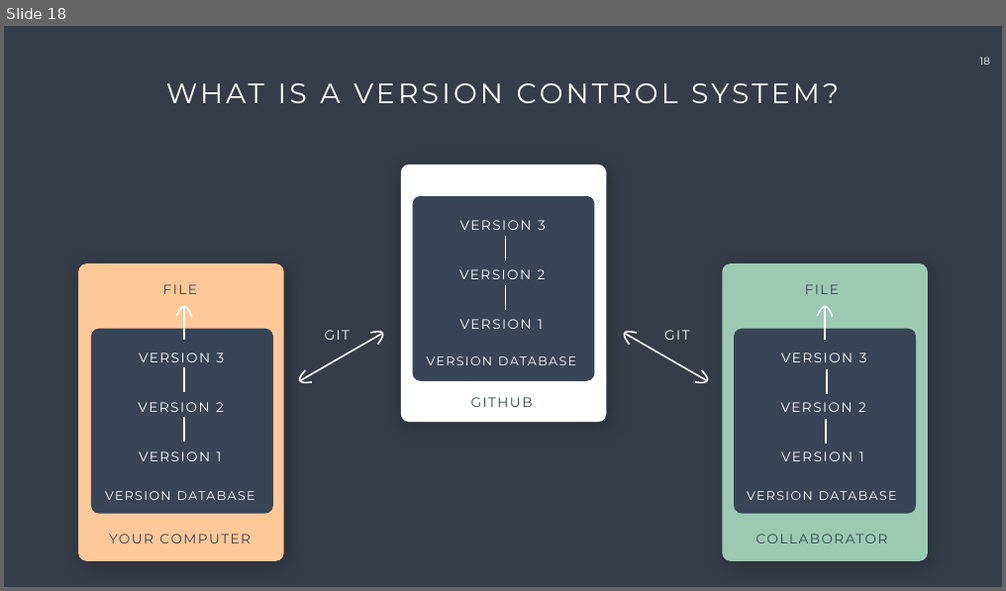
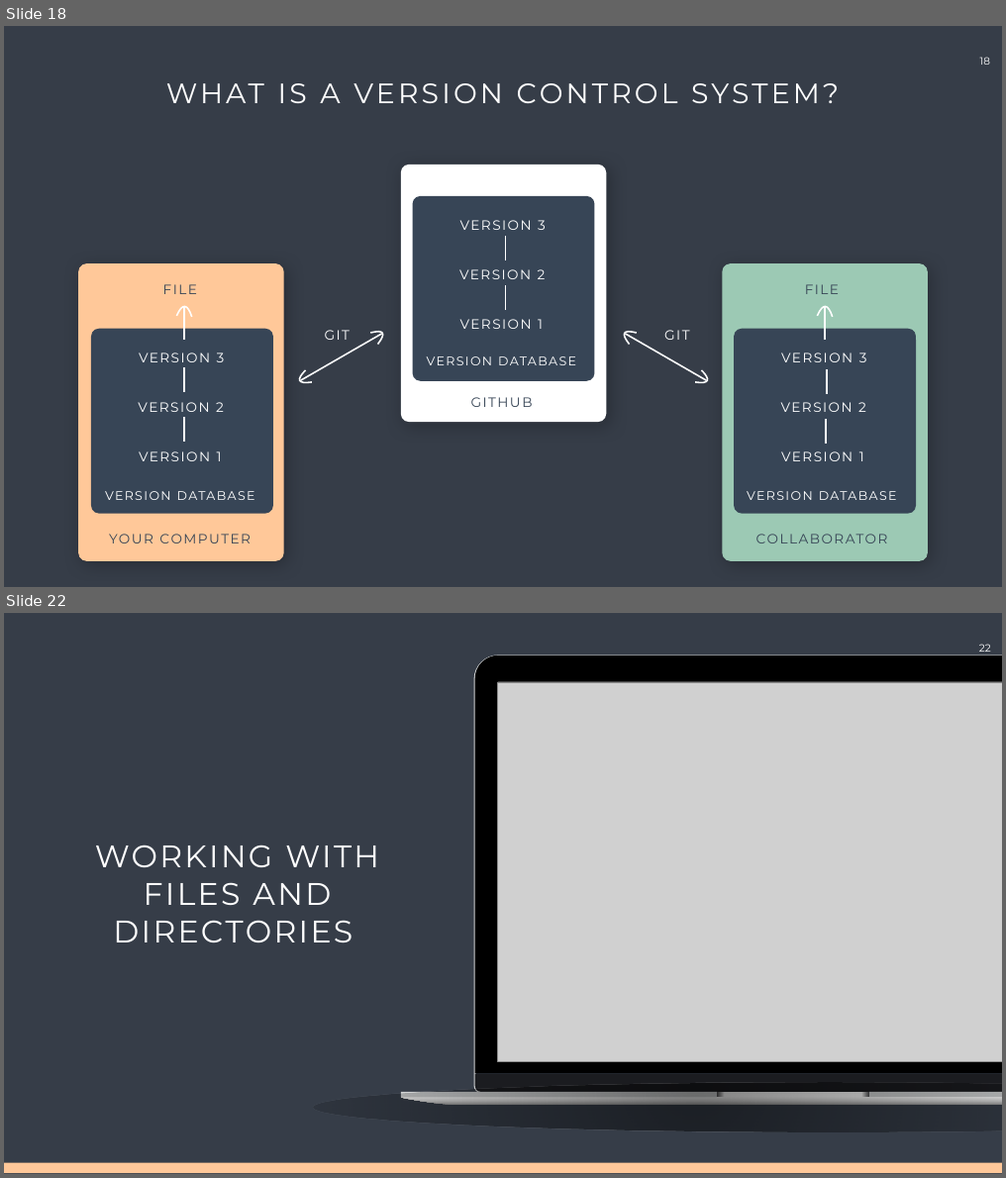
Before and after one commit to Center-for-Health-Data-Science/Just-Bash-It, a slide deck: Commandline_Workshop.pptx. Shown one above the other, each under a label of ours: slide 18 before the commit, slides 18 and 22 after it; the slides between them are not shown. The pictures are 1006x591 and 1006x1178 pixels, drawn with LibreOffice and Linux fonts; fonts in the diff are those of the drawing; grey boxes stand for pictures. Boxes give left, top, right and bottom in pixels: in the first picture for what was removed or moved away, otherwise in the second. Text is boxed around its words. In the diff, an @@ line names an element or a change of style, - is before the commit and + after.

```diff
--- a/Commandline_Workshop.pptx
+++ b/Commandline_Workshop.pptx
@@ slide 22 added at (4,613,1002,1174), background #363D48 @@
@@ page number added at (979,644,991,652), 20 pt, text #FFFFFF @@
+22
@@ group added at (314,655,1002,1133): 4 freeform shapes, 3 rectangles, 2 pictures, 1 ellipse @@
@@ text added at (95,845,379,943), 60 pt, text #FFFFFF @@
+WORKING WITH FILES AND DIRECTORIES
@@ rectangle added at (4,1163,1002,1174), fill #FFC899 @@
```
Also in this commit, not shown: 7 slides changed, 12 other slides added, 3 slides removed, 3 other files.
